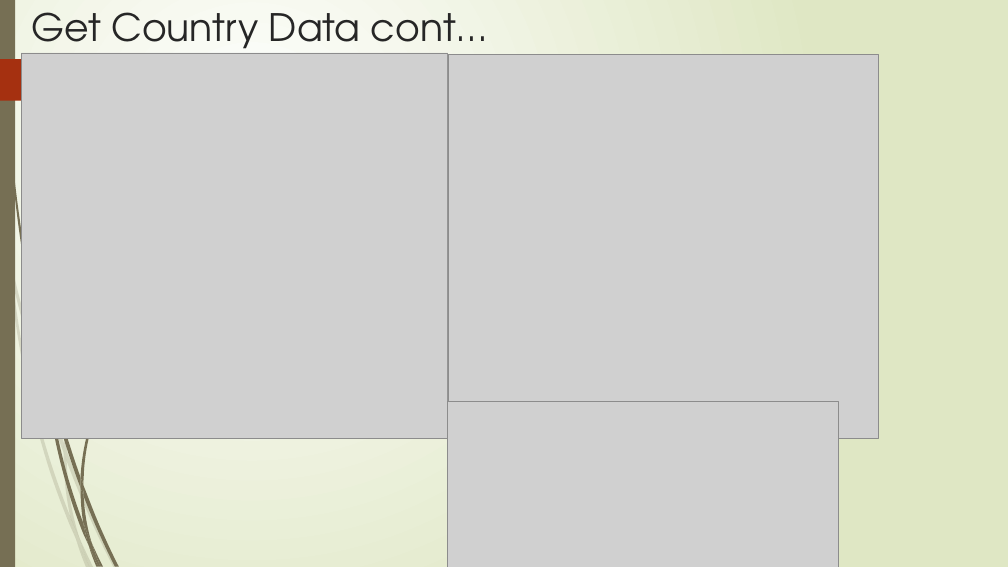
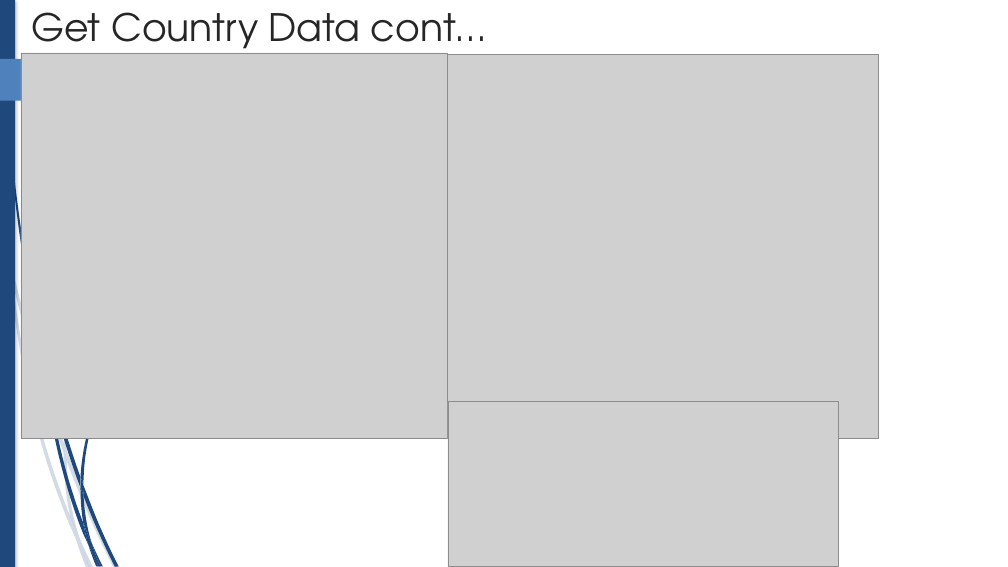
Before and after one commit to tkah/CountriesAndIntlAffairs, a slide deck: slide 10 of Project/part4/Web Site Presentation.pptx (slide 9 before the commit). Drawn at 1008x567 pixels with LibreOffice and Linux fonts; fonts in the diff are those of the drawing; grey boxes stand for pictures. Boxes give left, top, right and bottom in pixels: in the first picture for what was removed or moved away, otherwise in the second. Text is boxed around its words. In the diff, an @@ line names an element or a change of style, - is before the commit and + after.

```diff
--- a/Project/part4/Web Site Presentation.pptx
+++ b/Project/part4/Web Site Presentation.pptx
@@ background gradient #FFFFFF to #DFE8C4 to #FFFFFF @@
@@ rectangle at (0,0,15,567): fill #766F54 to #1F497D; shadow on @@
@@ freeform shape at (0,59,132,101): fill #A53010 to #4F81BD; outline redrawn @@
@@ freeform shape at (45,357,80,488): fill #766F54 to #1F497D @@
@@ freeform shape at (43,361,88,545): fill #766F54 to #1F497D @@
@@ freeform shape at (64,443,67,461): fill #766F54 at 20% opacity to #1F497D at 20% opacity @@
@@ fill #766F54 at 20% opacity to #1F497D at 20% opacity; outline redrawn in 8 elements at (0,213,8,265), (11,261,64,453), (67,451,117,567), (8,265,76,540), (64,453,79,538), (64,116,236,451), (76,540,90,567), (70,516,90,567) @@
@@ freeform shape at (79,538,94,567): fill #766F54 at 20% opacity to #1F497D at 20% opacity @@
@@ fill #766F54 to #1F497D; outline redrawn in 8 elements at (2,0,43,364), (83,485,119,566), (92,544,104,567), (80,260,197,485), (88,546,98,567), (80,488,91,544), (80,477,83,496), (83,523,101,566) @@
```
Also in this commit, not shown: 12 other slides changed, 2 slides added, 5 other files.
